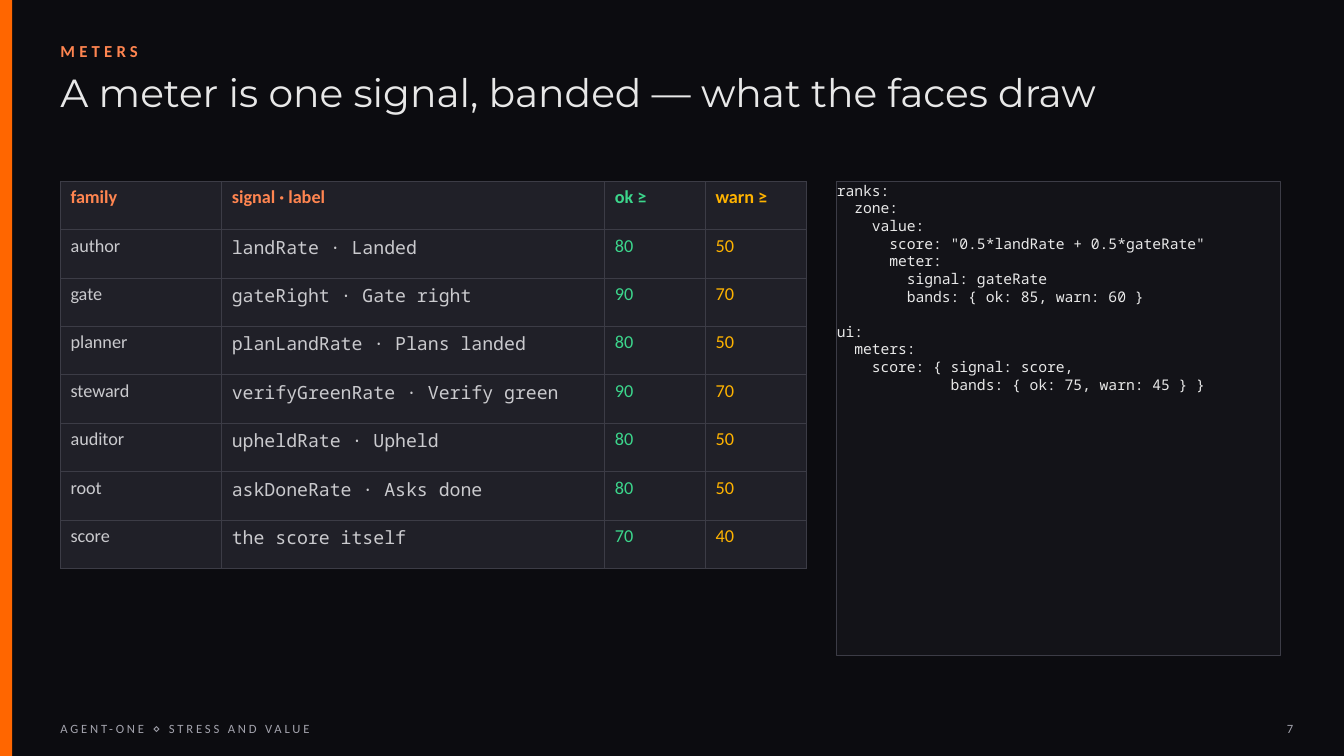
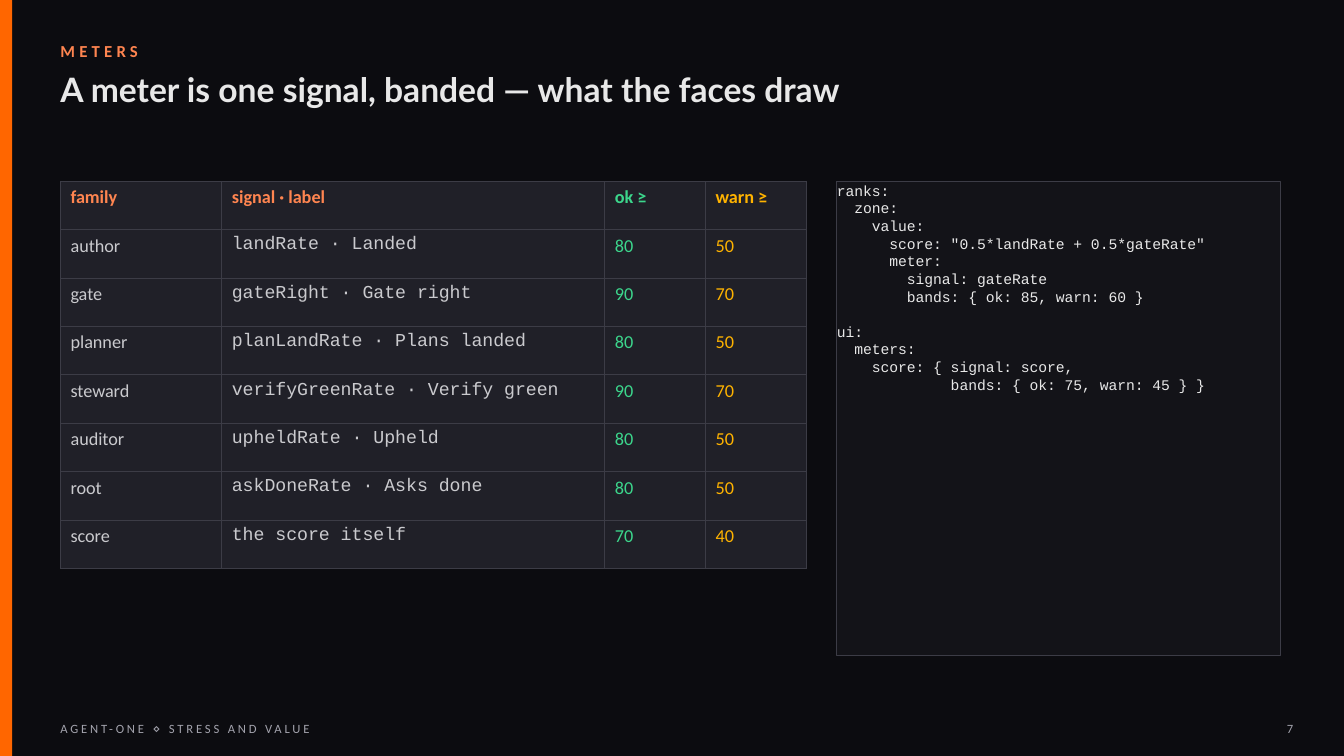
Before and after one commit to Kaginari/agent-one, a slide deck: slide 7 of presentations/stress-value-agent-one.pptx. Drawn at 1344x756 pixels with LibreOffice and Linux fonts; fonts in the diff are those of the drawing. Boxes give left, top, right and bottom in pixels: in the first picture for what was removed or moved away, otherwise in the second. Text is boxed around its words. In the diff, an @@ line names an element or a change of style, - is before the commit and + after.

Commit message:
presentations: the decks brought to v0.3.0 — fresh captures, the one-page board, the current CLI and numbers, what v0.2 and v0.3 delivered, the harness talk's measured-and-healed slide and registry policy (EN, FR); the stress-and-value deck in the Slides fonts

```diff
--- a/presentations/stress-value-agent-one.pptx
+++ b/presentations/stress-value-agent-one.pptx
@@ text "A meter is one signal, ..." at bbox=[60, 77, 839, 108]: size 28 to 24 pt, font Montserrat to Lato, bold on @@
@@ table at bbox=[60, 181, 807, 546] @@
@@ font Noto Sans Mono to Courier New in "landRate · Landed", "gateRight · Gate right", "planLandRate · Plans landed", "verifyGreenRate · Verify green" and 3 more places @@
@@ rectangle "ranks:" at bbox=[837, 181, 1280, 655]: font Noto Sans Mono to Courier New @@
```
Also in this commit, not shown: 11 other slides changed, 3 other files.
